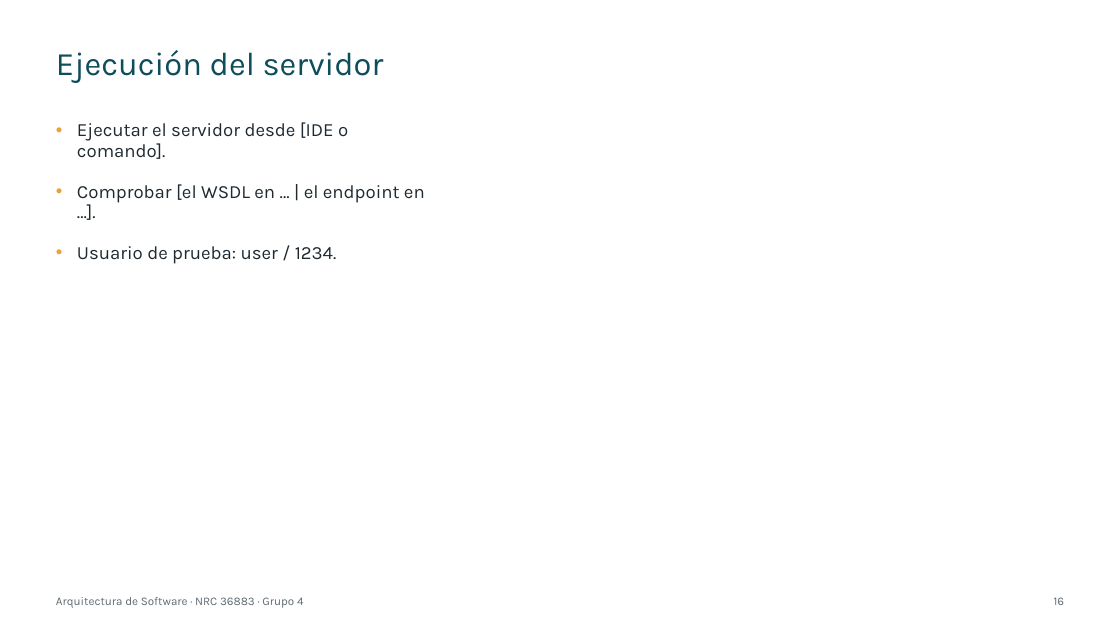
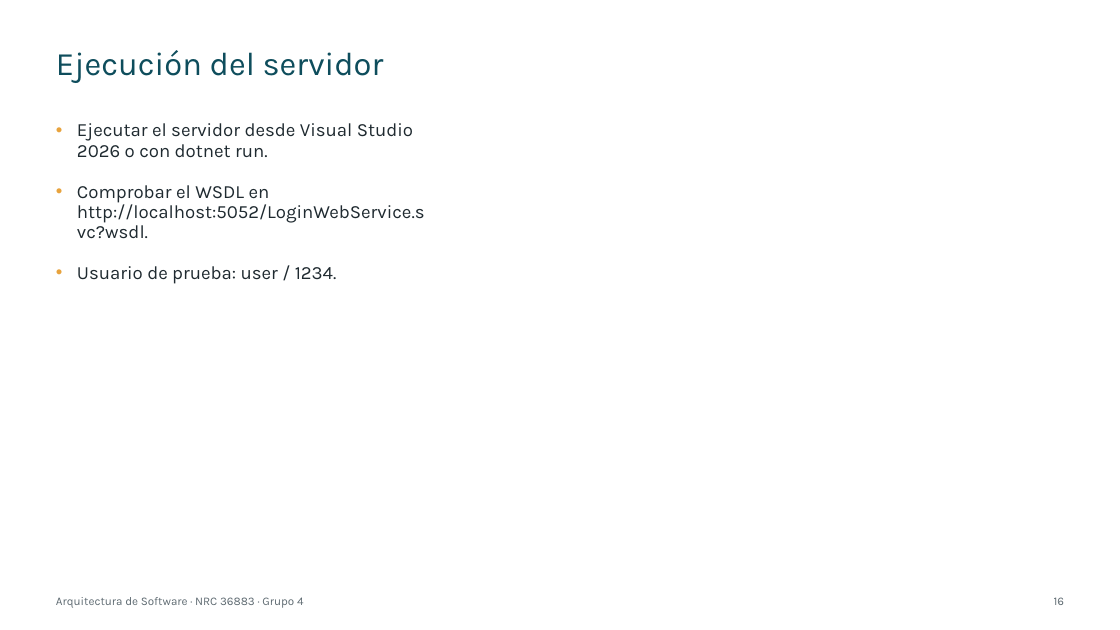
Before and after one commit to IMarcusDev/TI.1.2.-PAO202651_SOAP_DOTNET_SINBDD_NRC_36883_GR04, a slide deck: slide 16 of 05. DOCUMENTACION/PRESENTACION TI.1.2. SOAP sin BDD en DOTNET GR4.pptx. Drawn at 1120x630 pixels with LibreOffice and Linux fonts; fonts in the diff are those of the drawing. Boxes give left, top, right and bottom in pixels: in the first picture for what was removed or moved away, otherwise in the second. Text is boxed around its words. In the diff, an @@ line names an element or a change of style, - is before the commit and + after.

```diff
--- a/05. DOCUMENTACION/PRESENTACION TI.1.2. SOAP sin BDD en DOTNET GR4.pptx
+++ b/05. DOCUMENTACION/PRESENTACION TI.1.2. SOAP sin BDD en DOTNET GR4.pptx
@@ text at box(77, 123, 425, 239): text changed @@
-• Ejecutar el servidor desde [IDE o comando].
-• Comprobar [el WSDL en … | el endpoint en …].
+• Ejecutar el servidor desde Visual Studio 2026 o con dotnet run.
+• Comprobar el WSDL en http://localhost:5052/LoginWebService.svc?wsdl.
```
Also in this commit, not shown: 27 other slides changed.
